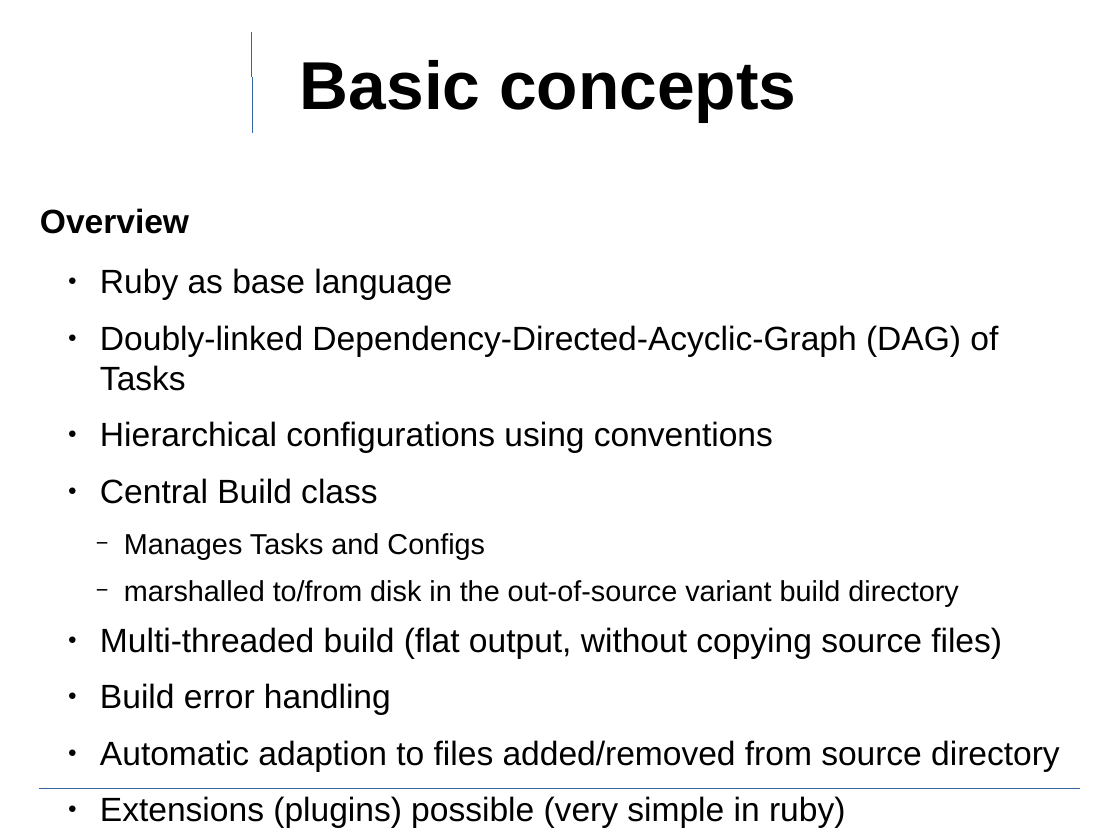
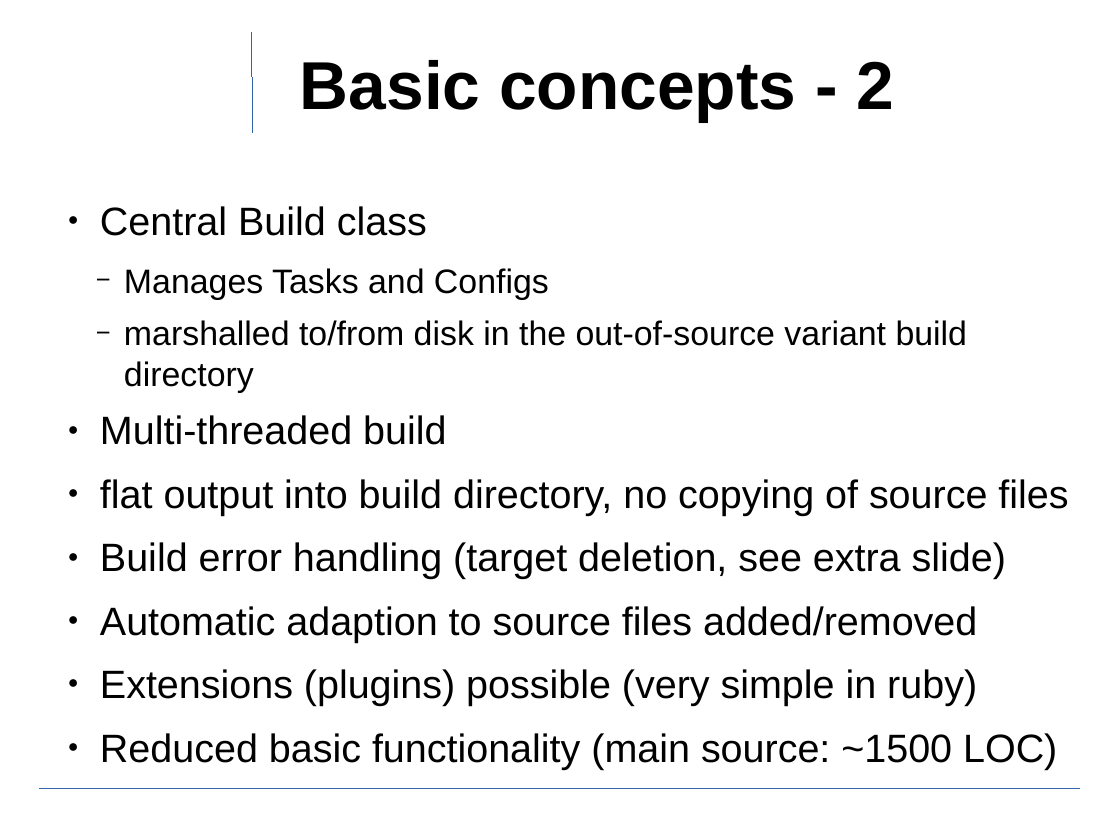
Before and after one commit to ewuenf/Makr, a slide deck: slide 6 of doc/concepts/Makr_Concepts.01.odp (slide 5 before the commit). Drawn at 1120x840 pixels with LibreOffice and Linux fonts; fonts in the diff are those of the drawing; background and template pictures are left out. Boxes give left, top, right and bottom in pixels: in the first picture for what was removed or moved away, otherwise in the second. Text is boxed around its words. In the diff, an @@ line names an element or a change of style, - is before the commit and + after.

```diff
--- a/doc/concepts/Makr_Concepts.01.odp
+++ b/doc/concepts/Makr_Concepts.01.odp
@@ title at [300,60,894,122]: text changed @@
-Basic concepts
+Basic concepts - 2
@@ text at [40,208,998,452]: paragraphs removed @@
-Overview
-  ● Ruby as base language
-  ● Doubly-linked Dependency-Directed-Acyclic-Graph (DAG) of Tasks
-  ● Hierarchical configurations using conventions
@@ text at [100,206,977,706]: size 23.8 to 28 pt in "Central Build class", "Extensions (plugins) possible (very simple in ruby)"; size 20.4 to 24 pt in "Manages Tasks and Configs", "marshalled to/from disk in the out-of-source variant ..." @@
@@ text at [100,415,1068,642]: text changed; size 23.8 to 28 pt @@
-  ● Multi-threaded build (flat output, without copying source files)
-  ● Build error handling
-  ● Automatic adaption to files added/removed from source directory
+  ● Multi-threaded build
+  ● flat output into build directory, no copying of source files
+  ● Build error handling (target deletion, see extra slide)
+  ● Automatic adaption to source files added/removed
@@ text at [100,733,1057,769]: text changed; size 23.8 to 28 pt @@
-  ● Reduced basic functionality (main ruby source is around 2000 LOC)
+  ● Reduced basic functionality (main source: ~1500 LOC)
```
Also in this commit, not shown: 4 other slides changed, 2 slides added, 1 other file.
